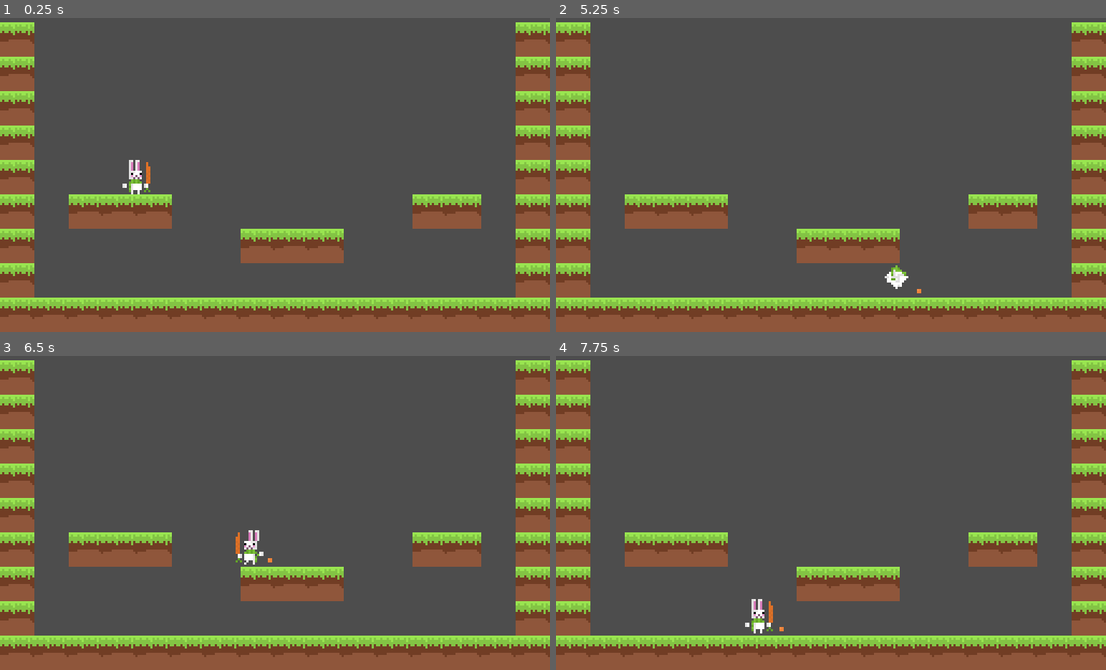
Above: before the commit, frames 1-4 (two rows, left to right).
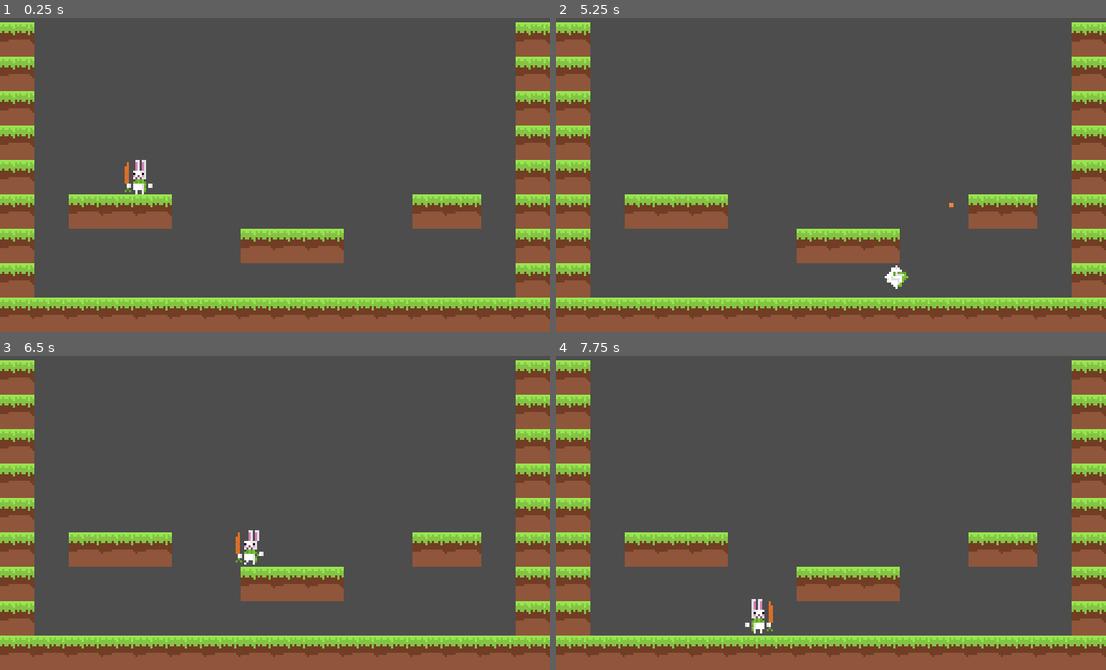
Above: after the commit, the same moments.

Repository: Uryume/Ynnub_Project_Please
Game: Godot game, scene res://Scenes/world.tscn
Same seed, same stepped clock (60 frames per second), same inputs: the game is played once before the commit and once after it. Before the commit the project starts from res://world.tscn.
Inputs (mouse positions are in pixels of both pictures, inside the frame that each line leads up to):
- Up to frame 1 (0.25 s): no input
- Up to frame 2 (5.25 s): tap Enter (ui_accept) at 0.5, 0.77, 1.52, 3.02, 3.77, 4.52 s; move the mouse to (952, 49) at 0.52 s; hold Right (ui_right) 0.53-2.03 s; right-click (952, 49) at 0.6 s; move the mouse to (721, 99) at 1.27 s; right-click (721, 99) at 1.35 s; move the mouse to (outside the picture) at 2.02 s; hold Left (ui_left) 2.03-2.78 s; right-click (outside the picture) at 2.1 s; move the mouse to (803, 178) at 2.77 s; hold Right (ui_right) 2.78-4.28 s; right-click (803, 178) at 2.85 s; move the mouse to (996, 149) at 3.52 s; right-click (996, 149) at 3.6 s; move the mouse to (outside the picture) at 4.27 s; hold Left (ui_left) 4.28-5.03 s; right-click (outside the picture) at 4.35 s; move the mouse to (858, 74) at 5.02 s; hold Right (ui_right) from 5.03 s (still down); right-click (858, 74) at 5.1 s
- Up to frame 3 (6.5 s): move the mouse to (outside the picture) at 5.77 s; release Right (ui_right) at 5.78 s; hold Left (ui_left) from 5.78 s (still down); right-click (outside the picture) at 5.85 s; tap Enter (ui_accept) at 6.02 s
- Up to frame 4 (7.75 s): move the mouse to (952, 387) at 6.52 s; right-click (952, 387) at 6.6 s; tap Enter (ui_accept) at 6.77, 7.52 s; move the mouse to (721, 437) at 7.27 s; release Left (ui_left) at 7.28 s; hold Right (ui_right) from 7.28 s (still down); right-click (721, 437) at 7.35 s

The runs differ from the first frame. In frame 1, 0.4% of the frame differs, in the area x 22-28%, y 45-57%; in frame 2, 0.1%; in frame 3, less than 0.1%; in frame 4, less than 0.1%.

Commit message:
Directionnal Aim

Diff:
--- a/bullets.tscn
+++ b/Scenes/bullets.tscn
@@ -1,9 +1,10 @@
-[gd_scene load_steps=5 format=3 uid="uid://ctfequv08uqs2"]
+[gd_scene load_steps=6 format=3 uid="uid://ctfequv08uqs2"]
 
-[ext_resource type="Texture2D" uid="uid://dkorgih6gdww6" path="res://Sprites/Bullet.png" id="1_0supr"]
+[ext_resource type="Script" path="res://Scripts/bullets.gd" id="1_1n2mh"]
+[ext_resource type="Texture2D" uid="uid://dkorgih6gdww6" path="res://Sprites/Bullet.png" id="2_66ptn"]
 
 [sub_resource type="AtlasTexture" id="AtlasTexture_blchg"]
-atlas = ExtResource("1_0supr")
+atlas = ExtResource("2_66ptn")
 region = Rect2(0, 0, 16, 16)
 
 [sub_resource type="SpriteFrames" id="SpriteFrames_hx6r4"]
@@ -21,6 +22,7 @@
 size = Vector2(2, 2)
 
 [node name="Bullets" type="Area2D"]
+script = ExtResource("1_1n2mh")
 
 [node name="AnimatedSprite2D" type="AnimatedSprite2D" parent="."]
 position = Vector2(10, 6)
@@ -29,3 +31,5 @@
 [node name="CollisionShape2D" type="CollisionShape2D" parent="."]
 position = Vector2(10, 6)
 shape = SubResource("RectangleShape2D_m3sod")
+
+[connection signal="body_entered" from="." to="." method="_on_body_entered"]
--- a/player.tscn
+++ b/Scenes/player.tscn
@@ -342,8 +342,7 @@
 
 [node name="Ynnub_anim" type="AnimatedSprite2D" parent="."]
 sprite_frames = SubResource("SpriteFrames_pd533")
-animation = &"Idle_Right"
-frame_progress = 0.633555
+animation = &"Idle_Left"
 
 [node name="Stand_col" type="CollisionShape2D" parent="."]
 position = Vector2(-1, 0)
@@ -356,3 +355,6 @@
 [node name="Check_landing" type="RayCast2D" parent="."]
 position = Vector2(-1, 0)
 target_position = Vector2(0, 14)
+
+[node name="Bullet_exit_pos" type="Marker2D" parent="."]
+position = Vector2(5, 0)
--- /dev/null
+++ b/Scenes/world.tscn
@@ -0,0 +1,13 @@
+[gd_scene load_steps=3 format=3 uid="uid://djnatm1wo05xo"]
+
+[ext_resource type="PackedScene" uid="uid://c6s1b6ub8jqbm" path="res://Scenes/player.tscn" id="1_wetgi"]
+[ext_resource type="PackedScene" uid="uid://lyd80bymcnn7" path="res://Scenes/Tilemap.tscn" id="2_pkady"]
+
+[node name="World" type="Node2D"]
+position = Vector2(-60, -40)
+
+[node name="Player" parent="." instance=ExtResource("1_wetgi")]
+position = Vector2(124, 145)
+
+[node name="Node2D" parent="." instance=ExtResource("2_pkady")]
+position = Vector2(204, 40)
--- /dev/null
+++ b/Scripts/bullets.gd
@@ -0,0 +1,35 @@
+extends Area2D
+
+
+var bullet_speed = 10
+var bullet_movement = Vector2()
+var bullet_direction = 1
+var bullet_life = 0
+
+
+func _ready():
+
+	pass
+
+func check_direction(dir):
+
+	bullet_direction = dir
+
+func _physics_process(delta):
+
+	bullet_life += 1
+
+	bullet_movement.x = bullet_speed * delta * bullet_direction
+
+	translate(bullet_movement.normalized() * bullet_speed)
+
+
+	if bullet_life >= 100:
+
+		queue_free()
+
+
+func _on_body_entered(body):
+
+	if !body.name =="Player":
+		queue_free()
--- a/Scripts/player.gd
+++ b/Scripts/player.gd
@@ -1,11 +1,14 @@
 extends CharacterBody2D
 
-@onready var loading_bullets = preload("res://bullets.tscn")
+@onready var loading_bullets = preload("res://Scenes/bullets.tscn")
 var movement = Vector2()
+var bullet_direction = Vector2()
 var speed = 100
 var jump_height = 2500
 var fall_vel = 1
 var current_direction = "Idle"
+
+@onready var bullet_marker =$Bullet_exit_pos
 
 @onready var anim = $Ynnub_anim
 
@@ -25,6 +28,7 @@
 	current_gravity()
 	Player_movement()
 	animation_player()
+	check_bullet_direction()
 
 	if has_a_landing.is_colliding():
 
@@ -59,10 +63,18 @@
 
 		fall_vel -= jump_height
 
-	if Input.is_action_just_pressed("fire_weapon"):
+	if Input.is_action_just_pressed("fire_weapon") :##and current_direction !="Idle":
 
 		fire_weapon()
 
+func check_bullet_direction():
+	if current_direction == "Left":
+		bullet_marker.position == Vector2(-1,1)
+		bullet_direction.x = -1
+
+	if current_direction == "Right":
+		bullet_marker.position == Vector2(-1,1)
+		bullet_direction.x = 1
 
 func animation_player():
 
@@ -135,7 +147,18 @@
 func fire_weapon():
 
 	var get_bullets = loading_bullets.instantiate()
-	add_child(get_bullets)
+
+	if current_direction =="Left":
+
+		get_bullets.check_direction(bullet_direction.x)
+
+	if current_direction =="Right":
+
+		get_bullets.check_direction(bullet_direction.x)
+
+	get_parent().add_child(get_bullets)
+
+	get_bullets.position = bullet_marker.global_position
 
 func swing_weapon():
 
--- a/project.godot
+++ b/project.godot
@@ -11,7 +11,7 @@
 [application]
 
 config/name="Ynnub - Project - Iteration 1"
-run/main_scene="res://world.tscn"
+run/main_scene="res://Scenes/world.tscn"
 config/features=PackedStringArray("4.2", "Forward Plus")
 config/icon="res://icon.svg"
 
--- a/world.tscn
+++ /dev/null
@@ -1,13 +0,0 @@
-[gd_scene load_steps=3 format=3 uid="uid://djnatm1wo05xo"]
-
-[ext_resource type="PackedScene" uid="uid://c6s1b6ub8jqbm" path="res://player.tscn" id="1_am51n"]
-[ext_resource type="PackedScene" uid="uid://lyd80bymcnn7" path="res://Tilemap.tscn" id="2_acq15"]
-
-[node name="World" type="Node2D"]
-position = Vector2(-60, -40)
-
-[node name="Player" parent="." instance=ExtResource("1_am51n")]
-position = Vector2(124, 145)
-
-[node name="Node2D" parent="." instance=ExtResource("2_acq15")]
-position = Vector2(204, 40)
Renamed: Tilemap.tscn -> Scenes/Tilemap.tscn
